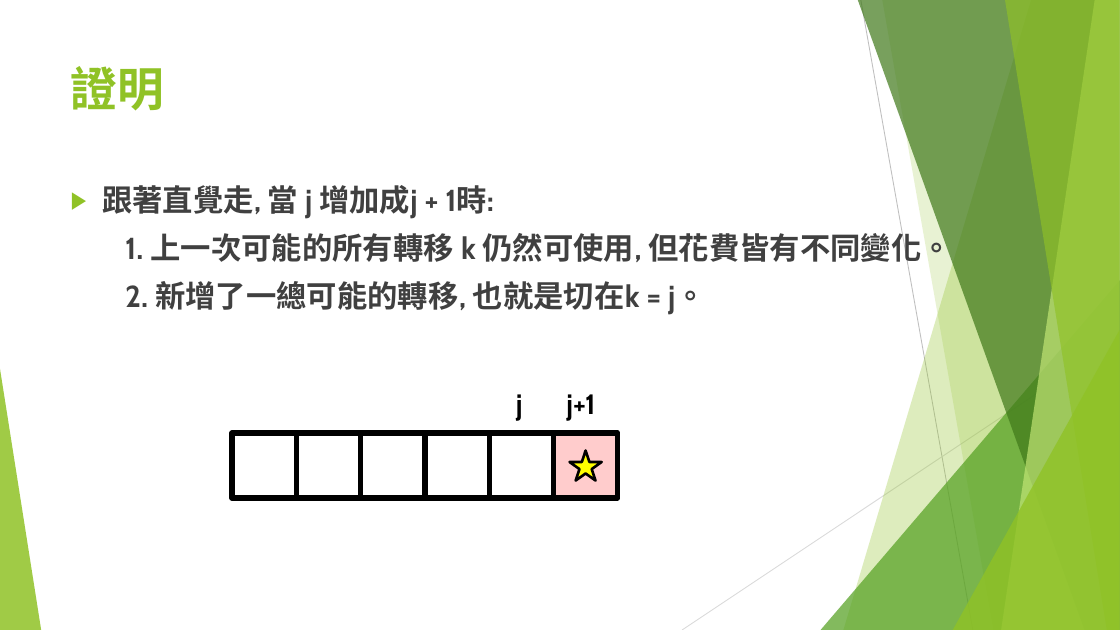
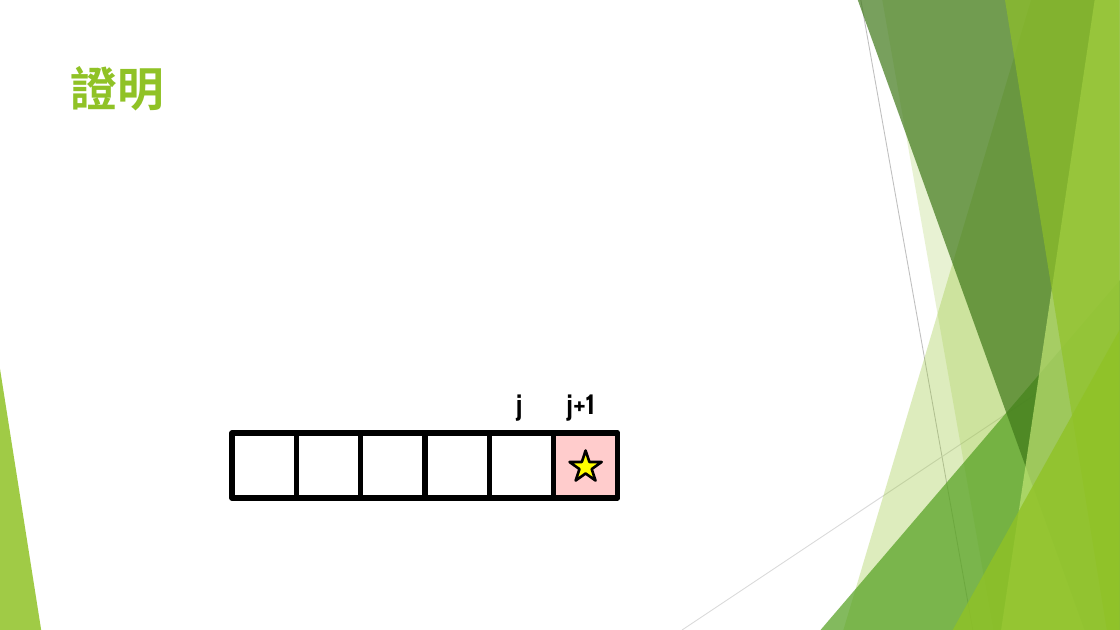
Before and after one commit to S920105123/DP2, a slide deck: slide 28 of presentation/進階動態規劃.pptx (slide 18 before the commit). Drawn at 1120x630 pixels with LibreOffice and Linux fonts; fonts in the diff are those of the drawing; grey boxes stand for pictures. Boxes give left, top, right and bottom in pixels: in the first picture for what was removed or moved away, otherwise in the second. Text is boxed around its words. In the diff, an @@ line names an element or a change of style, - is before the commit and + after.

```diff
--- a/presentation/進階動態規劃.pptx
+++ b/presentation/進階動態規劃.pptx
@@ text removed at [102, 185, 951, 315] @@
-▶ 跟著直覺走, 當 j 增加成j + 1時:
-1. 上一次可能的所有轉移 k 仍然可使用, 但花費皆有不同變化。
-2. 新增了一總可能的轉移, 也就是切在k = j。
```
Also in this commit, not shown: 15 other slides changed, 17 slides added, 1 slide removed.
